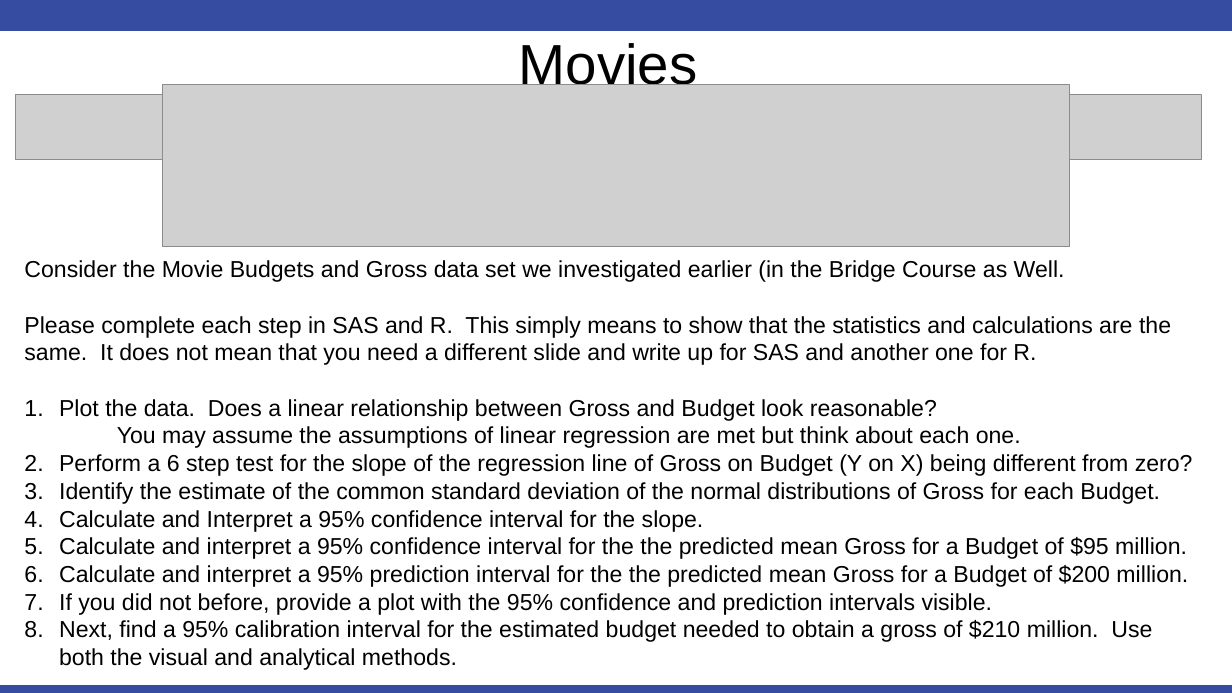
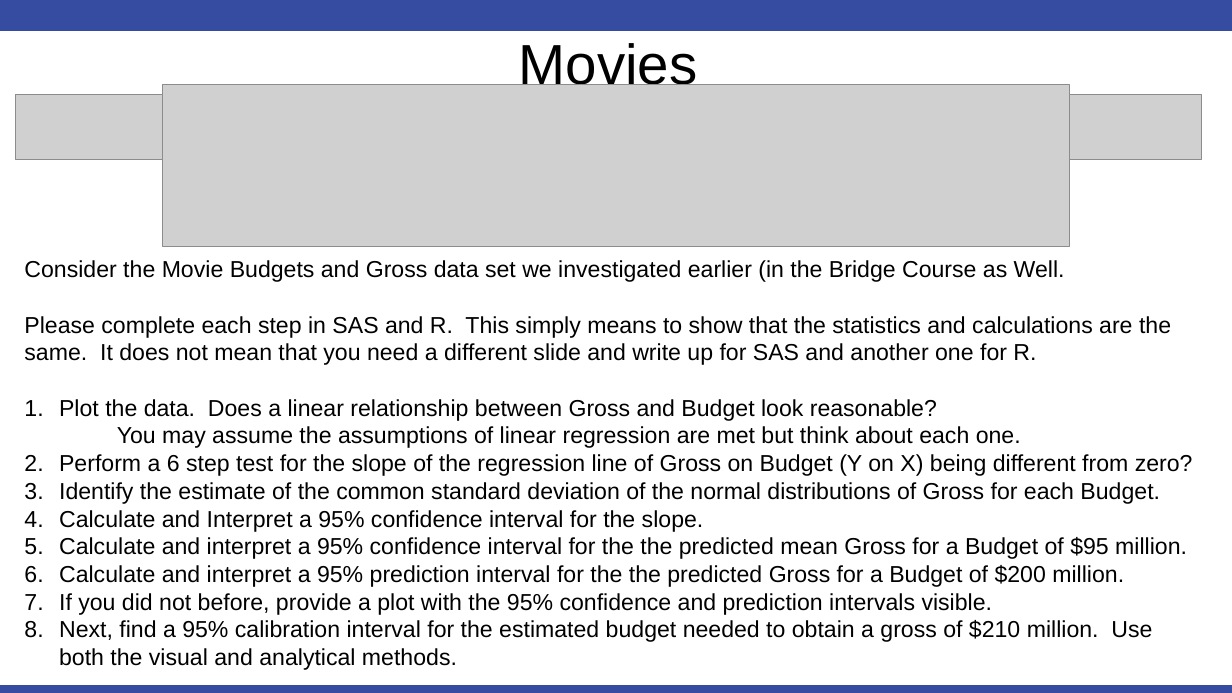
Before and after one commit to BivinSadler/MSDS_6371_Stat_Foundations, a slide deck: slide 8 of Unit 10/FLS/FLS ASSIGNMENT UNIT 10.pptx. Drawn at 1232x693 pixels with LibreOffice and Linux fonts; fonts in the diff are those of the drawing; grey boxes stand for pictures. Boxes give left, top, right and bottom in pixels: in the first picture for what was removed or moved away, otherwise in the second. Text is boxed around its words. In the diff, an @@ line names an element or a change of style, - is before the commit and + after.

```diff
--- a/Unit 10/FLS/FLS ASSIGNMENT UNIT 10.pptx
+++ b/Unit 10/FLS/FLS ASSIGNMENT UNIT 10.pptx
@@ text at [59,565,1124,587]: text changed @@
-5. Calculate and interpret a 95% prediction interval for the the predicted mean Gross for a Budget of $200 million.
+5. Calculate and interpret a 95% prediction interval for the the predicted Gross for a Budget of $200 million.
```
